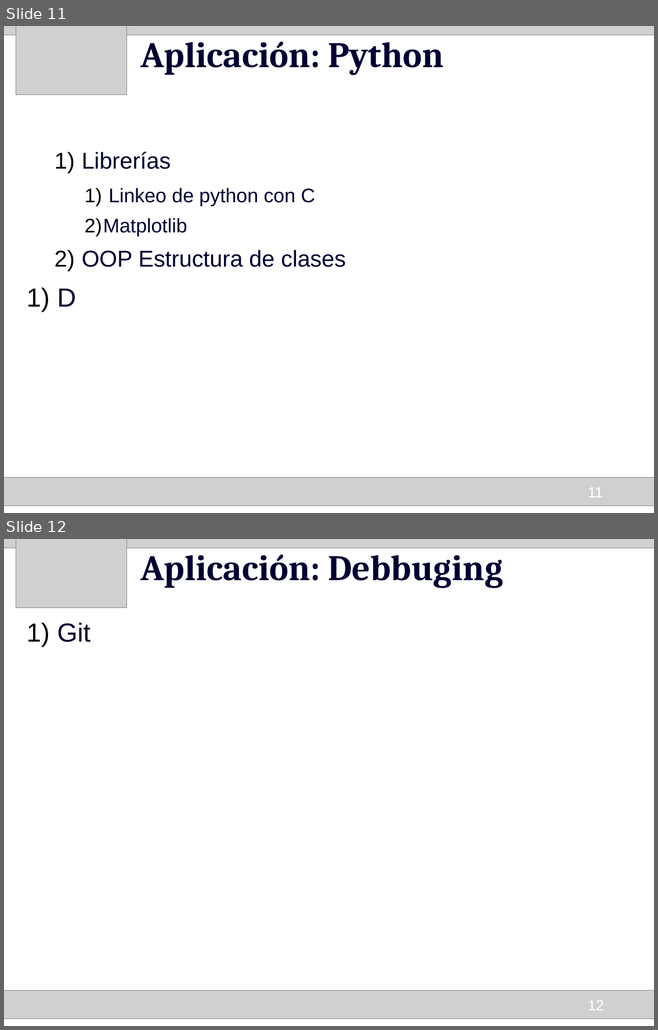
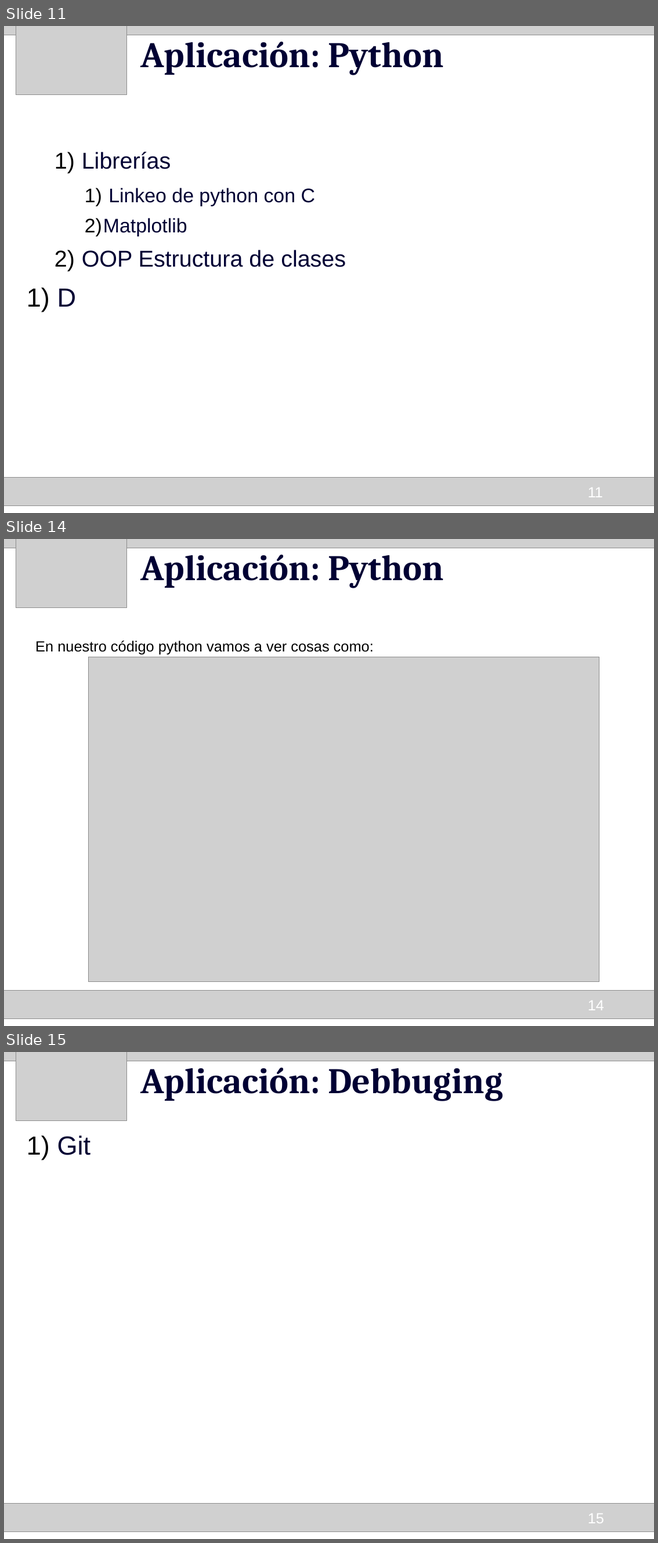
Before and after one commit to HumbertoCelleri/ljmd, a slide deck: presentacion/Presentacion.odp. Shown one above the other, each under a label of ours: slides 11 and 12 before the commit, slides 11, 14 and 15 after it; the slides between them are not shown. The pictures are 658x1030 and 658x1543 pixels, drawn with LibreOffice and Linux fonts; fonts in the diff are those of the drawing; grey boxes stand for pictures. Boxes give left, top, right and bottom in pixels: in the first picture for what was removed or moved away, otherwise in the second. Text is boxed around its words. In the diff, an @@ line names an element or a change of style, - is before the commit and + after.

```diff
--- a/presentacion/Presentacion.odp
+++ b/presentacion/Presentacion.odp
@@ slide 14 added at (4,539,654,1026), background #FFFFFF @@
@@ picture added at (4,539,654,542) @@
@@ picture added at (4,539,654,548) @@
@@ picture added at (16,539,126,608) @@
@@ title added at (140,547,444,588), 44 pt, text #000033, bold @@
+Aplicación: Python
@@ text added at (35,641,373,654), 18 pt, text #000000 @@
+En nuestro código python vamos a ver cosas como:
@@ picture added at (88,657,598,982) @@
@@ picture added at (4,991,654,1019) @@
@@ page number added at (587,1001,604,1011), 18 pt, text #FFFFFF @@
+14
@@ what was slide 12 is now slide 15 @@
@@ page number at (587,1514,604,1524): text changed @@
-12
+15
```
Also in this commit, not shown: 2 other slides added.
